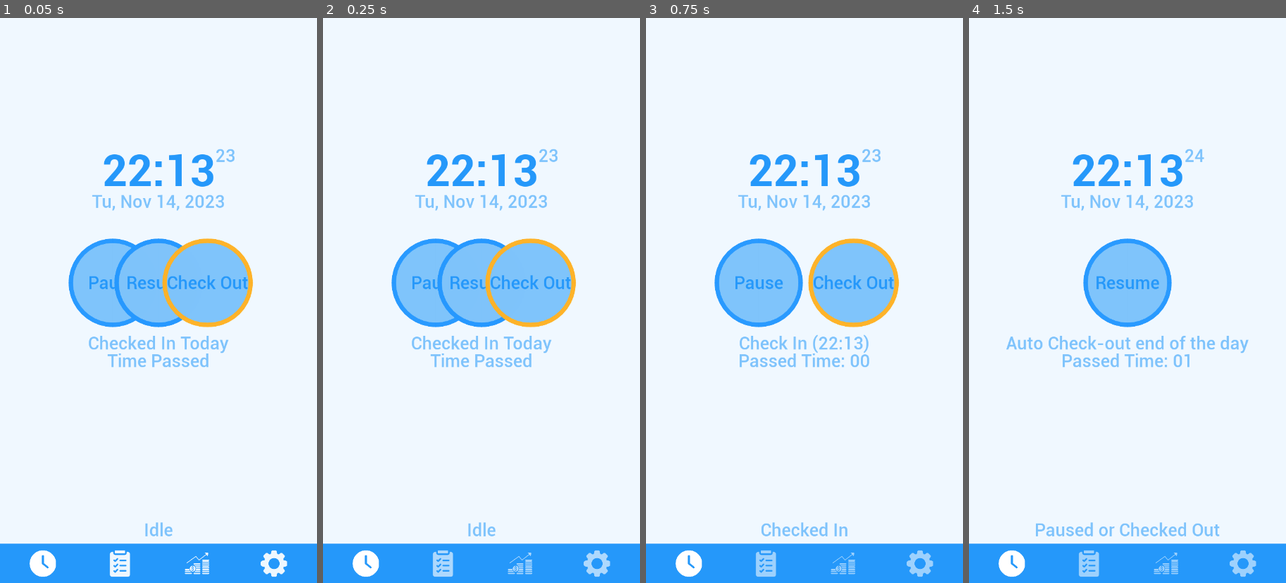
Above: before the commit, frames 1-4 (left to right).
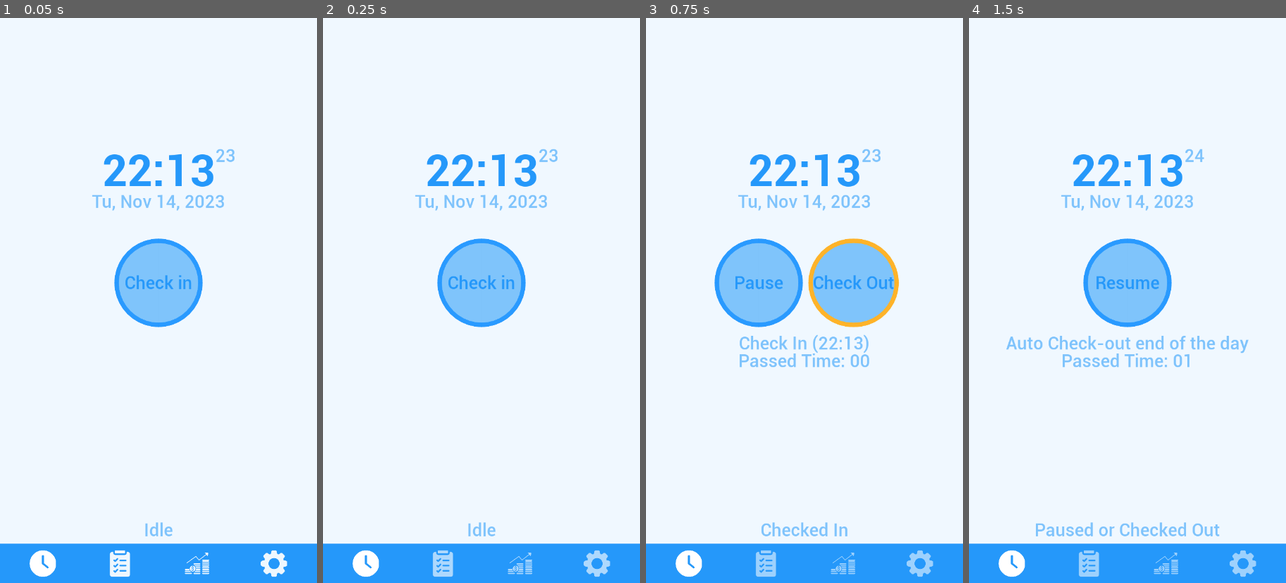
Above: after the commit, the same moments.

Repository: GogetaX/Time-Check-In
Game: Godot game, scene res://Prefabs/Screens/MainScreen.tscn
Same seed, same stepped clock (60 frames per second), same inputs: the game is played once before the commit and once after it.
Inputs:
- Up to frame 1 (0.05 s): no input
- Up to frame 2 (0.25 s): no input
- Up to frame 3 (0.75 s): click "Check in" at 0.5 s
- Up to frame 4 (1.5 s): click "Check Out" at 1.25 s

The runs differ from the first frame. In frame 1, 5.9% of the frame differs, in the area x 21-80%, y 39-62%; in frame 2, 5.9%; in frame 3, nothing differs; in frame 4, nothing differs.
Error before the commit: Unable to iterate on object of type 'Nil'. (res://Prefabs/Elements/CheckinControl.gd:17)
Error after the commit: Invalid get index '2023' (on base: 'Dictionary'). (res://Prefabs/Global/GlobalTime.gd:87)

Commit message:
MacPush

Diff:
--- a/Prefabs/Elements/CheckinControl.gd
+++ b/Prefabs/Elements/CheckinControl.gd
@@ -14,15 +14,16 @@
 	var CurDay = GlobalSave.LoadSpecificFile(CurDate["month"],CurDate["year"])
 	var TotChecks = 0
 	var CurCheck = 1
-	for x in CurDay:
-		if x == CurDate["day"]:
-			while CurDay[x].has("check_in"+String(CurCheck)):
-				TotChecks += 1
-				GlobalTime.AddRetroTimeChange(GlobalTime.TIME_CHECKED_IN,CurDay[x]["check_in"+String(CurCheck)])
-				if CurDay[x].has("check_out"+String(CurCheck)):
-					GlobalTime.AddRetroTimeChange(GlobalTime.TIME_PAUSED,CurDay[x]["check_out"+String(CurCheck)])
-					TotChecks -= 1
-				CurCheck += 1
+	if CurDay != null:
+		for x in CurDay:
+			if x == CurDate["day"]:
+				while CurDay[x].has("check_in"+String(CurCheck)):
+					TotChecks += 1
+					GlobalTime.AddRetroTimeChange(GlobalTime.TIME_CHECKED_IN,CurDay[x]["check_in"+String(CurCheck)])
+					if CurDay[x].has("check_out"+String(CurCheck)):
+						GlobalTime.AddRetroTimeChange(GlobalTime.TIME_PAUSED,CurDay[x]["check_out"+String(CurCheck)])
+						TotChecks -= 1
+					CurCheck += 1
 
 	if TotChecks >= 1:
 		TimeModeChangedTo(GlobalTime.TIME_CHECKED_IN)
--- a/Prefabs/Elements/OptionBox.gd
+++ b/Prefabs/Elements/OptionBox.gd
@@ -2,4 +2,5 @@
 
 
 func _ready():
-	set_focus_mode(Control.FOCUS_NONE)
+	pass
+	#set_focus_mode(Control.FOCUS_NONE)
--- a/Prefabs/Screens/MainScreen.tscn
+++ b/Prefabs/Screens/MainScreen.tscn
@@ -111,6 +111,9 @@
 [node name="CalendarScreen" type="Control" parent="."]
 anchor_right = 1.0
 anchor_bottom = 1.0
+__meta__ = {
+"_edit_use_anchors_": false
+}
 
 [node name="TopMenu" type="Panel" parent="CalendarScreen"]
 anchor_right = 1.0
